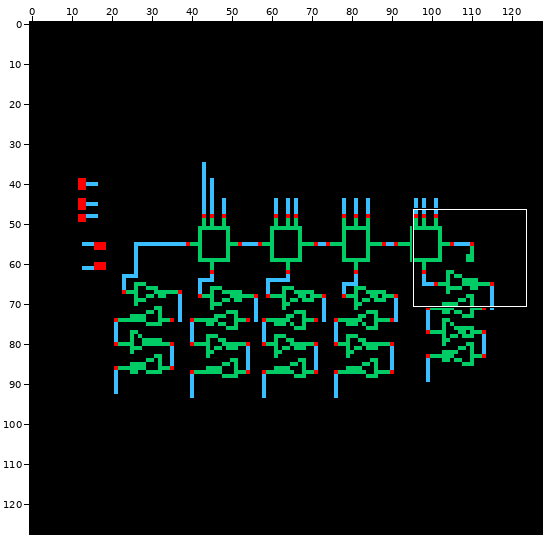
One commit to this sprite sheet: ripple_carry/schematic/thumbnail_128x128.png. The picture above shows the old version from afar; the outline marks the close-up.
Close-up. Before the commit:
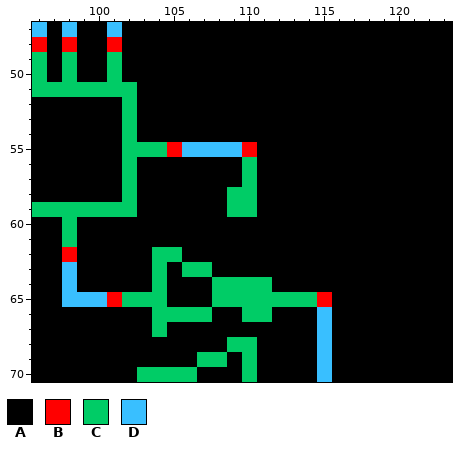
The file is 128x128 pixels. Shown: x 96..123, y 47..70.
Palette (. is transparent): A #000000  B #ff0000  C #00cc66  D #39bfff
Pixels before, first column x 96:
47 DADAADAAAAAAAAAAAAAAAAAAAAAA
48 BABAABAAAAAAAAAAAAAAAAAAAAAA
49 CACAACAAAAAAAAAAAAAAAAAAAAAA
50 CACAACAAAAAAAAAAAAAAAAAAAAAA
51 CCCCCCCAAAAAAAAAAAAAAAAAAAAA
52 AAAAAACAAAAAAAAAAAAAAAAAAAAA
53 AAAAAACAAAAAAAAAAAAAAAAAAAAA
54 AAAAAACAAAAAAAAAAAAAAAAAAAAA
55 AAAAAACCCBDDDDBAAAAAAAAAAAAA
56 AAAAAACAAAAAAACAAAAAAAAAAAAA
57 AAAAAACAAAAAAACAAAAAAAAAAAAA
58 AAAAAACAAAAAACCAAAAAAAAAAAAA
59 CCCCCCCAAAAAACCAAAAAAAAAAAAA
60 AACAAAAAAAAAAAAAAAAAAAAAAAAA
61 AACAAAAAAAAAAAAAAAAAAAAAAAAA
62 AABAAAAACCAAAAAAAAAAAAAAAAAA
63 AADAAAAACACCAAAAAAAAAAAAAAAA
64 AADAAAAACAAACCCCAAAAAAAAAAAA
65 AADDDBCCCAAACCCCCCCBAAAAAAAA
66 AAAAAAAACCCCAACCAAADAAAAAAAA
67 AAAAAAAACAAAAAAAAAADAAAAAAAA
68 AAAAAAAAAAAAACCAAAADAAAAAAAA
69 AAAAAAAAAAACCACAAAADAAAAAAAA
70 AAAAAAACCCCAAACAAAADAAAAAAAA
And afterwards:
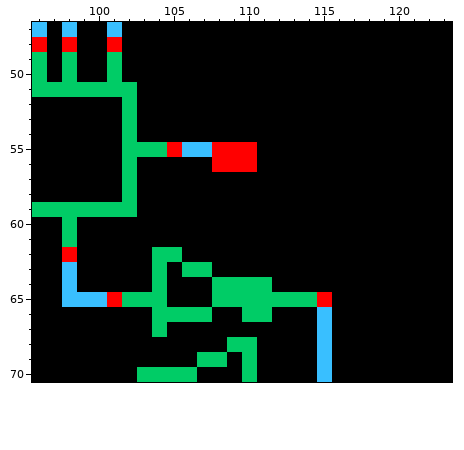
Diff:
Changed rows in their new state; - is an unchanged pixel.
first column x 108:
55 BB-
56 BBB
57 --A
58 -AA
59 -AA
Pixel boxes of the changes (left, top, right, bottom) in both close-ups:
changed: (212, 142, 257, 217)
